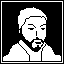
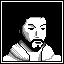
Before/after of a 64 x 64 layered artwork. What changed in the layer stack:
painted on "Camada #1" over [7, 7, 55, 61]
